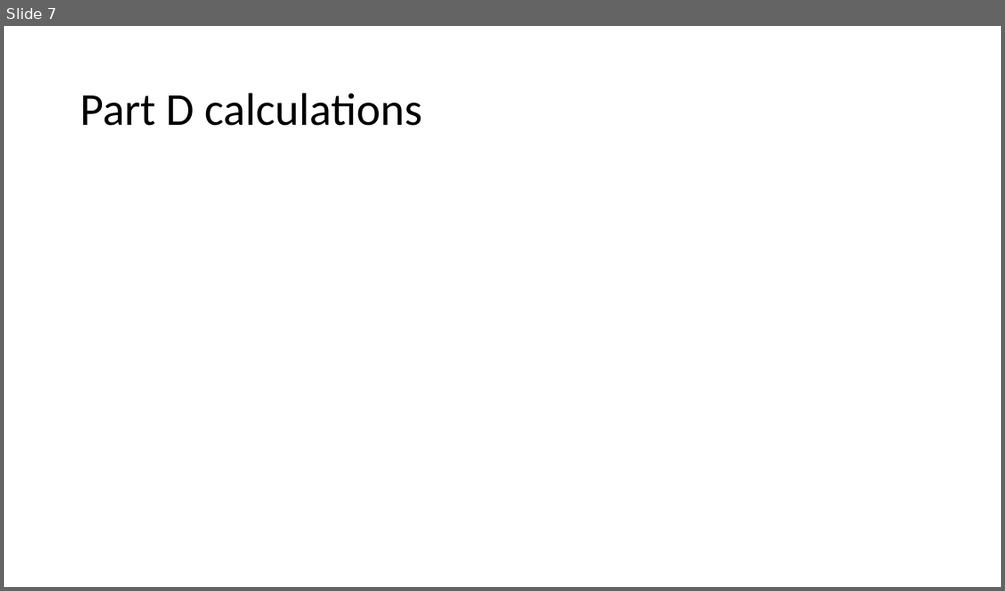
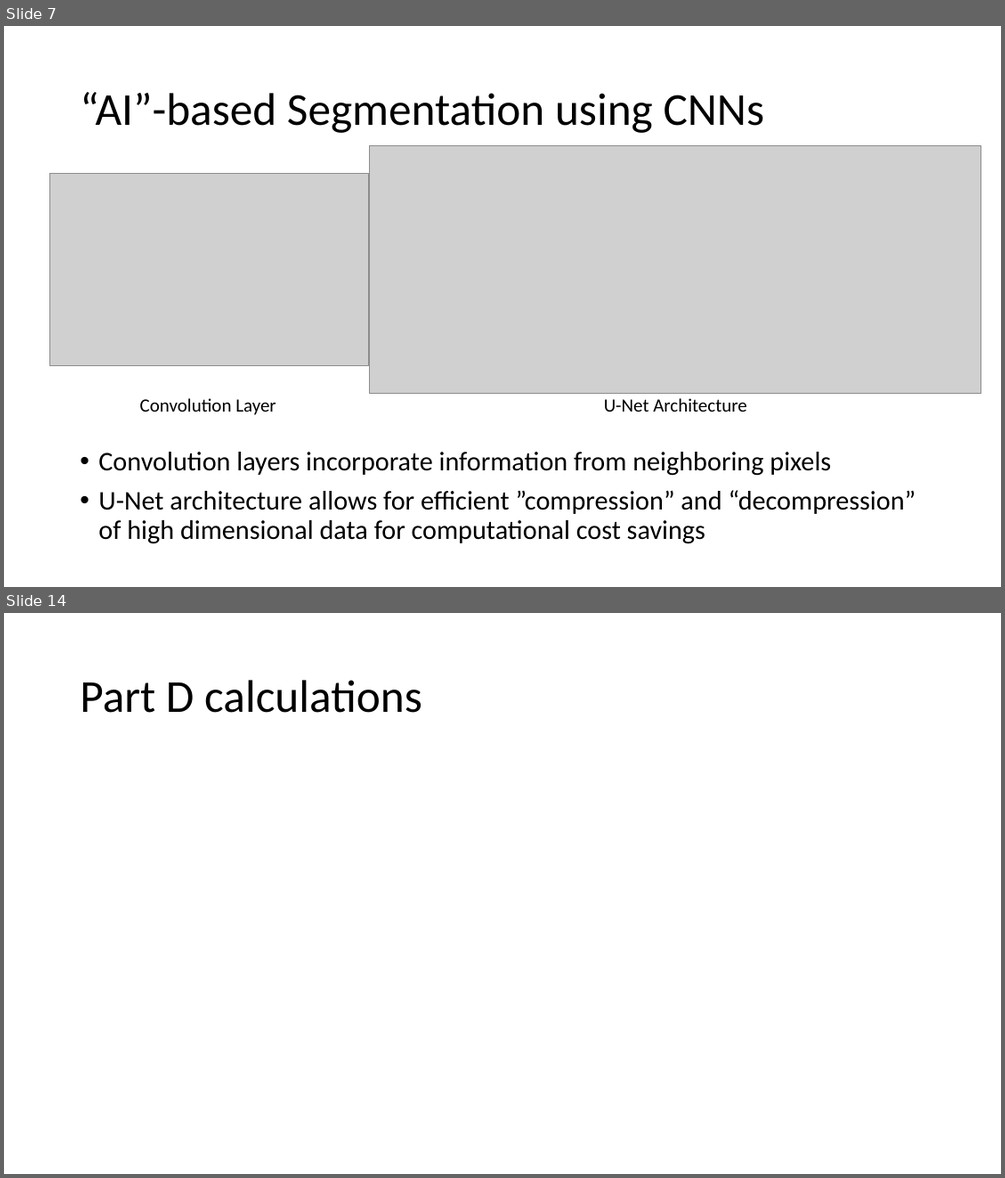
Before and after one commit to LukaiWang1998/mis_final_proj, a slide deck: presentation.pptx. Shown one above the other, each under a label of ours: slide 7 before the commit, slides 7 and 14 after it; the slides between them are not shown. The pictures are 1005x591 and 1005x1178 pixels, drawn with LibreOffice and Linux fonts; fonts in the diff are those of the drawing; grey boxes stand for pictures. Boxes give left, top, right and bottom in pixels: in the first picture for what was removed or moved away, otherwise in the second. Text is boxed around its words. In the diff, an @@ line names an element or a change of style, - is before the commit and + after.

```diff
--- a/presentation.pptx
+++ b/presentation.pptx
@@ slide 7 added at bbox=[4, 26, 1001, 587], background #FFFFFF @@
@@ title added at bbox=[80, 92, 765, 133], 44 pt, text #000000 @@
+“AI”-based Segmentation using CNNs
@@ picture added at bbox=[370, 145, 980, 394] @@
@@ picture added at bbox=[49, 174, 368, 365] @@
@@ text added at bbox=[140, 398, 275, 415], 18 pt, text #000000 @@
+Convolution Layer
@@ text added at bbox=[604, 398, 746, 411], 18 pt, text #000000 @@
+U-Net Architecture
@@ text added at bbox=[98, 451, 916, 544], 25.9 pt, text #000000 @@
+• Convolution layers incorporate information from neighboring pixels
+• U-Net architecture allows for efficient ”compression” and “decompression” of high dimensional data for computational cost savings
@@ what was slide 7 is now slide 14 @@
```
Also in this commit, not shown: 1 slide changed, 8 other slides added, 1 slide removed, 10 other files.
